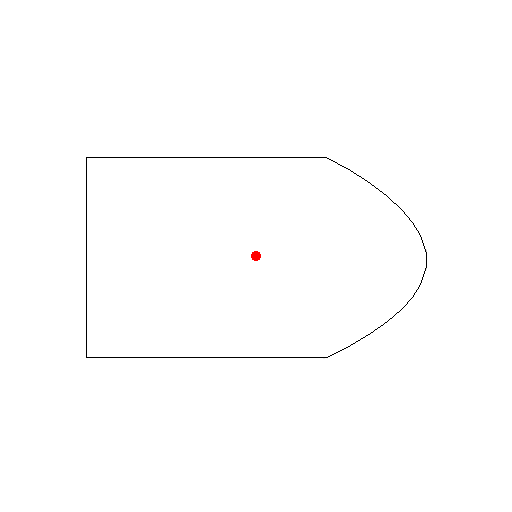
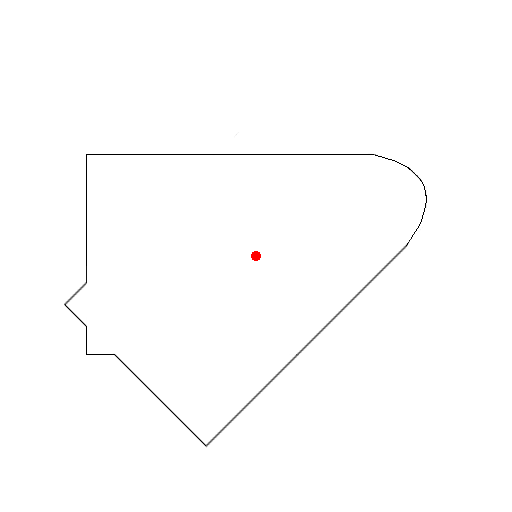
The second (512, 512) image is a revision of the first. Changes to its layers:
added layer "315Rect" above "360Rect" over [64, 132, 427, 448]
hid "360Rect" (2nd of 2) over [64, 132, 427, 448]
